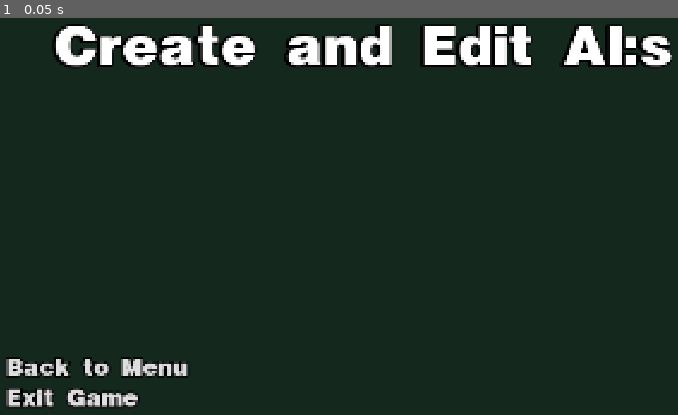
Above: before the commit, frame 1.
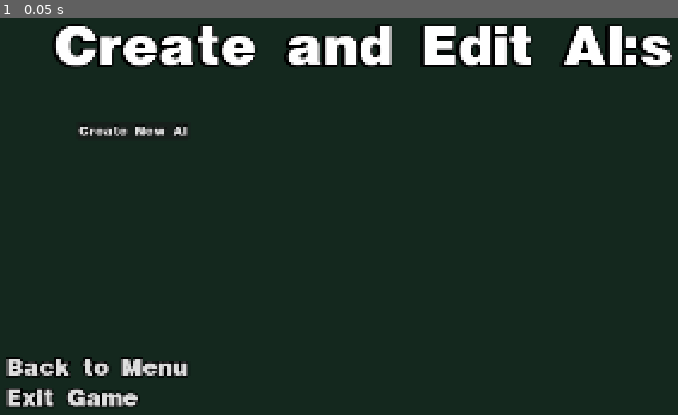
Above: after the commit, the same moment.

Repository: JontePonte/UNO-utlimate-ai-simulator
Game: Godot game, scene res://menus/CreatAndEditAI.tscn
Two runs of this game, one before a commit and one after it. Both use one fixed random seed, a clock stepped at 60 frames per second and the inputs below. This scene is started directly instead of the project's main scene.
Inputs:
- Up to frame 1 (0.05 s): no input

The runs differ from the first frame. In frame 1, 0.3% of the frame differs, in the area x 11-28%, y 26-30%.

Commit message:
Added comfirmation dialogs to manage ai menu

Diff:
--- a/uno-ultimate-ai-simulator/menus/CreatAndEditAI.tscn
+++ b/uno-ultimate-ai-simulator/menus/CreatAndEditAI.tscn
@@ -64,6 +64,14 @@
 [node name="Spacer" type="Control" parent="MarginContainer/MainVBox/MainHBox/VBoxLeftSide" unique_id=1053914404]
 layout_mode = 2
 
+[node name="Button" type="Button" parent="MarginContainer/MainVBox/MainHBox/VBoxLeftSide" unique_id=1059933118]
+layout_mode = 2
+size_flags_horizontal = 8
+theme_override_constants/outline_size = 8
+theme_override_fonts/font = ExtResource("2_68r7n")
+theme_override_font_sizes/font_size = 34
+text = "Create New AI"
+
 [node name="BottomHBox" type="HBoxContainer" parent="MarginContainer/MainVBox/MainHBox/VBoxLeftSide" unique_id=1408743332]
 layout_mode = 2
 size_flags_horizontal = 0
@@ -108,3 +116,22 @@
 layout_mode = 2
 size_flags_horizontal = 3
 size_flags_vertical = 3
+
+[node name="NameDialog" type="ConfirmationDialog" parent="." unique_id=412330365]
+oversampling_override = 1.0
+title = "Enter Name"
+position = Vector2i(0, 36)
+
+[node name="LineEdit" type="LineEdit" parent="NameDialog" unique_id=433225882]
+offset_left = 8.0
+offset_top = 8.0
+offset_right = 192.0
+offset_bottom = 51.0
+
+[node name="DeleteDialog" type="ConfirmationDialog" parent="." unique_id=1305693864]
+oversampling_override = 1.0
+title = ""
+position = Vector2i(0, 36)
+size = Vector2i(313, 100)
+ok_button_text = "Delete AI"
+dialog_text = "Are you sure you want to delet this AI?"
